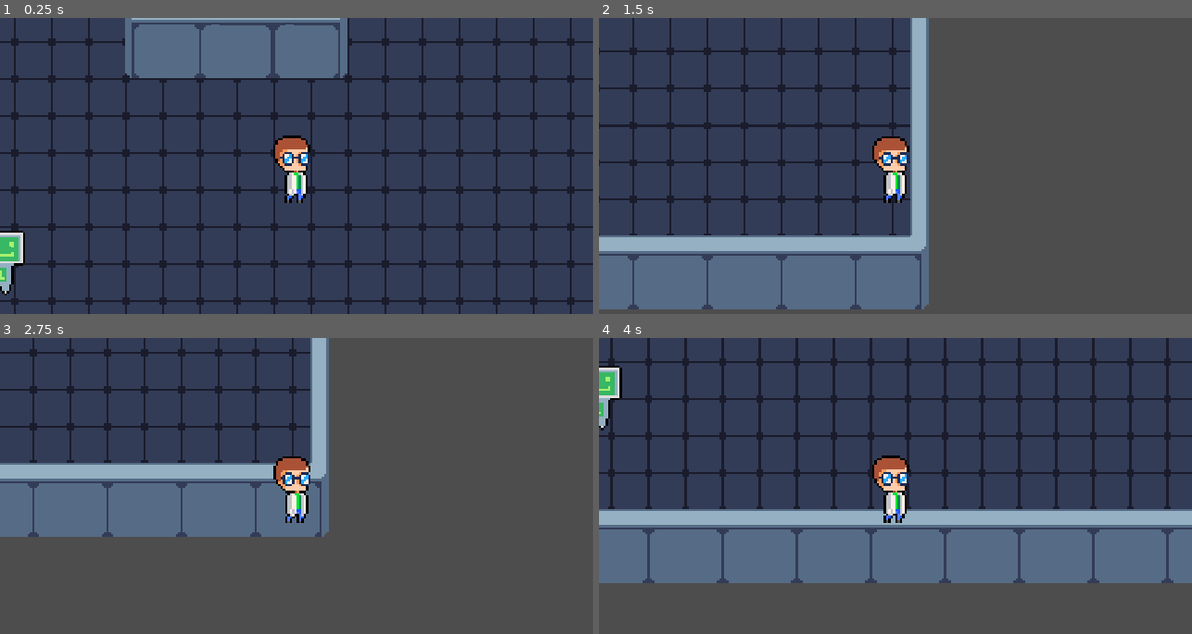
Above: before the commit, frames 1-4 (two rows, left to right).
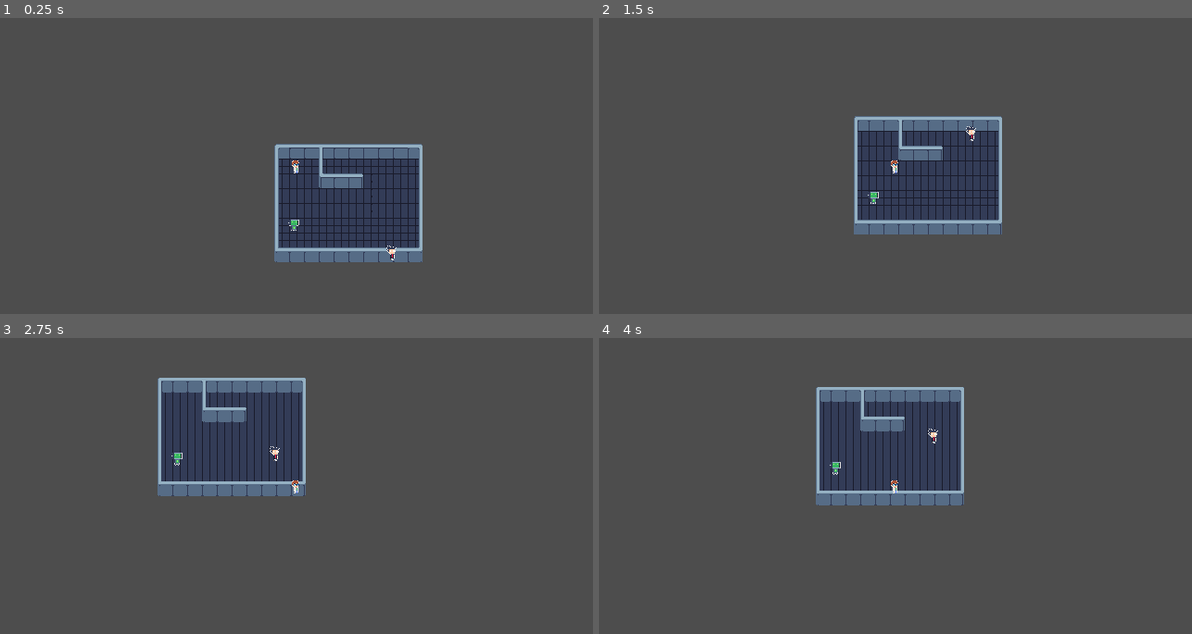
Above: after the commit, the same moments.

Repository: Matheuspimentell/Math-Hero
Game: Godot game, scene res://levels/test_level.tscn
The game is run twice, just before and just after one commit, with the same random seed, the same clock (stepped at 60 frames per second) and the same inputs. Before the commit the project has no main scene; this scene is started directly in both runs.
Inputs:
- Up to frame 1 (0.25 s): no input
- Up to frame 2 (1.5 s): hold D (move_right) 0.53-1.28 s; hold S (move_down) from 1.28 s (still down)
- Up to frame 3 (2.75 s): release S (move_down) at 2.03 s; hold D (move_right) from 2.03 s (still down)
- Up to frame 4 (4 s): release D (move_right) at 2.78 s; hold W (move_up) 2.78-3.53 s; tap Enter at 3.5 s; hold A (move_left) from 3.53 s (still down)

The runs differ from the first frame. In frame 1, 95% of the frame differs, in the area x 0-100%, y 0-100%; in frame 2, 58%; in frame 3, 32%; in frame 4, 78%.

Commit message:
Add hostile npc

Diff:
--- a/levels/test_level.tscn
+++ b/levels/test_level.tscn
@@ -1,16 +1,20 @@
-[gd_scene load_steps=4 format=3 uid="uid://b4wvthmfay3hb"]
+[gd_scene load_steps=5 format=3 uid="uid://b4wvthmfay3hb"]
 
-[ext_resource type="PackedScene" uid="uid://nhm74aeoa63n" path="res://scenes/Character.tscn" id="1_lchl6"]
+[ext_resource type="PackedScene" uid="uid://nhm74aeoa63n" path="res://models/characters/Character.tscn" id="1_lchl6"]
 [ext_resource type="PackedScene" uid="uid://bsev7iyo6eh3l" path="res://scenes/test_map.tscn" id="2_kjnoj"]
-[ext_resource type="PackedScene" uid="uid://ccxqgaykatlx7" path="res://scenes/friendly_robot.tscn" id="3_xixy1"]
+[ext_resource type="PackedScene" uid="uid://ccxqgaykatlx7" path="res://models/npcs/friendly/friendly_robot.tscn" id="3_xixy1"]
+[ext_resource type="PackedScene" uid="uid://ct042rnl8vek3" path="res://models/npcs/hostile/hostile_scientist.tscn" id="4_n1fce"]
 
 [node name="Test scene" type="Node2D"]
 
-[node name="Character" parent="." instance=ExtResource("1_lchl6")]
-position = Vector2(170, 134)
+[node name="player" parent="." instance=ExtResource("1_lchl6")]
+position = Vector2(47, 47)
 
-[node name="Test map" parent="." instance=ExtResource("2_kjnoj")]
+[node name="map" parent="." instance=ExtResource("2_kjnoj")]
 z_index = -1
 
-[node name="Friendly Robot" parent="." instance=ExtResource("3_xixy1")]
+[node name="friendly npc" parent="." instance=ExtResource("3_xixy1")]
 position = Vector2(42, 174)
+
+[node name="enemy" parent="." instance=ExtResource("4_n1fce")]
+position = Vector2(254, 195)
--- a/scenes/Character.tscn
+++ b/models/characters/Character.tscn
@@ -19,4 +19,4 @@
 texture = ExtResource("1_whyjj")
 
 [node name="Camera2D" type="Camera2D" parent="."]
-zoom = Vector2(2.5, 2.5)
+zoom = Vector2(0.5, 0.5)
--- a/models/npcs/friendly_robot.gd
+++ b/models/npcs/friendly/friendly_robot.gd
@@ -7,7 +7,3 @@
 func _on_robot_body_entered(body: Node2D):
 	if (body.name != self.owner.name):
 		print("The ", body.name , " entered the robot's conversation area")
-
-# Called every frame. 'delta' is the elapsed time since the previous frame.
-func _process(delta):
-	pass
--- a/scenes/friendly_robot.tscn
+++ b/models/npcs/friendly/friendly_robot.tscn
@@ -1,7 +1,7 @@
 [gd_scene load_steps=5 format=3 uid="uid://ccxqgaykatlx7"]
 
 [ext_resource type="Texture2D" uid="uid://dwk56ebmax1cd" path="res://media/art/friendly_robot.png" id="1_8u7w7"]
-[ext_resource type="Script" path="res://models/npcs/friendly_robot.gd" id="1_iwm0d"]
+[ext_resource type="Script" path="res://models/npcs/friendly/friendly_robot.gd" id="2_qiyop"]
 
 [sub_resource type="RectangleShape2D" id="RectangleShape2D_516gp"]
 size = Vector2(51, 28)
@@ -17,7 +17,7 @@
 
 [node name="Interective Area" type="Area2D" parent="."]
 visible = false
-script = ExtResource("1_iwm0d")
+script = ExtResource("2_qiyop")
 
 [node name="Interactive Area Shape" type="CollisionShape2D" parent="Interective Area"]
 position = Vector2(0, 2)
--- /dev/null
+++ b/models/npcs/hostile/hostile_scientist.gd
@@ -0,0 +1,24 @@
+extends CharacterBody2D
+
+@export var speed = 300.0
+var moveDirection = 1
+
+func _physics_process(delta):
+
+	# Continuously move only in the y axis
+	velocity.y = moveDirection * speed
+	# Check for collisions
+	var collision = move_and_collide(velocity * delta)
+
+	# If the npc has collided with something
+	if collision:
+		print(self.name , " collided with: ", collision.get_collider().name)
+
+		match collision.get_collider().name:
+			# If the npc has collided with the map, move in the other direction
+			'map':
+				moveDirection *= -1
+			'player':
+				print("Hey, want to battle ?")
+
+	move_and_slide()
--- /dev/null
+++ b/models/npcs/hostile/hostile_scientist.tscn
@@ -0,0 +1,29 @@
+[gd_scene load_steps=5 format=3 uid="uid://ct042rnl8vek3"]
+
+[ext_resource type="Script" path="res://models/npcs/hostile/hostile_scientist.gd" id="1_1lsn3"]
+[ext_resource type="Texture2D" uid="uid://bta42sbogcv5y" path="res://media/art/hostile_scientist.png" id="2_pxxfv"]
+
+[sub_resource type="RectangleShape2D" id="RectangleShape2D_rycfo"]
+size = Vector2(24, 6)
+
+[sub_resource type="RectangleShape2D" id="RectangleShape2D_3shii"]
+size = Vector2(150, 32)
+
+[node name="hostile_scientist" type="CharacterBody2D"]
+script = ExtResource("1_1lsn3")
+speed = 80.0
+
+[node name="Sprite2D" type="Sprite2D" parent="."]
+texture_filter = 1
+texture = ExtResource("2_pxxfv")
+
+[node name="CollisionShape2D" type="CollisionShape2D" parent="."]
+visible = false
+position = Vector2(-1, 13)
+shape = SubResource("RectangleShape2D_rycfo")
+
+[node name="InteractionArea" type="Area2D" parent="."]
+visible = false
+
+[node name="CollisionShape2D" type="CollisionShape2D" parent="InteractionArea"]
+shape = SubResource("RectangleShape2D_3shii")
Binary file changed: media/art/character(1).aseprite
Binary file changed: media/art/character(1).png
Binary file changed: media/art/friendly_robot.aseprite
Binary file changed: media/art/friendly_robot.png
Binary file added: media/art/hostile_scientist.aseprite
Binary file added: media/art/hostile_scientist.png
